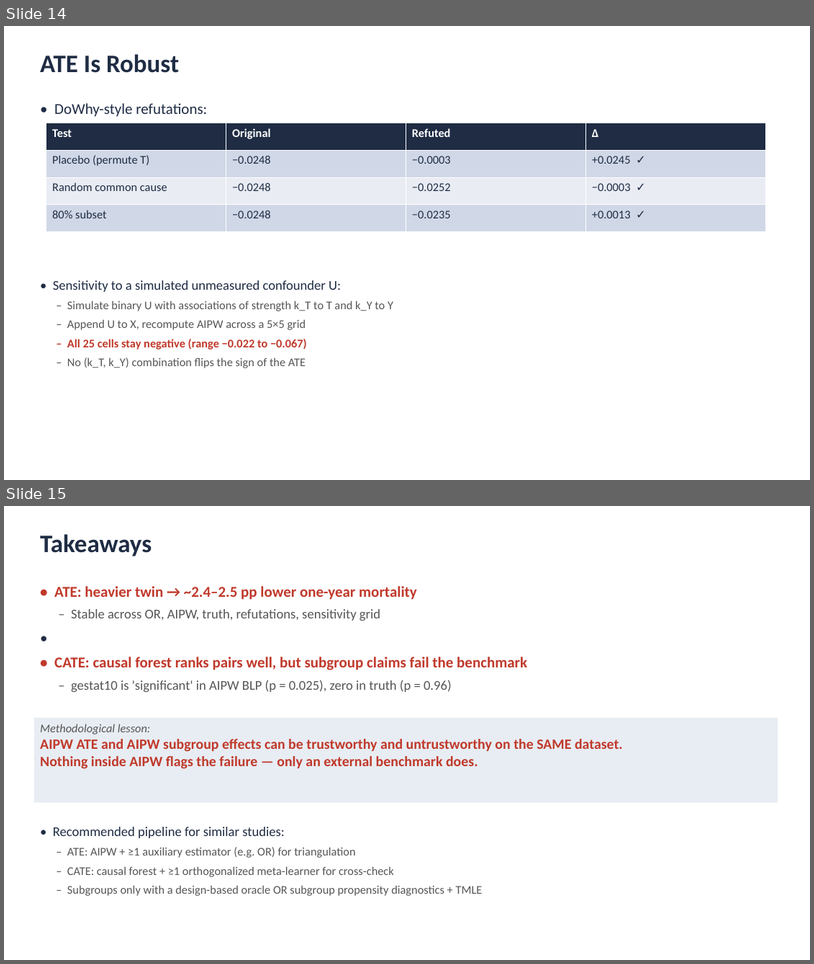
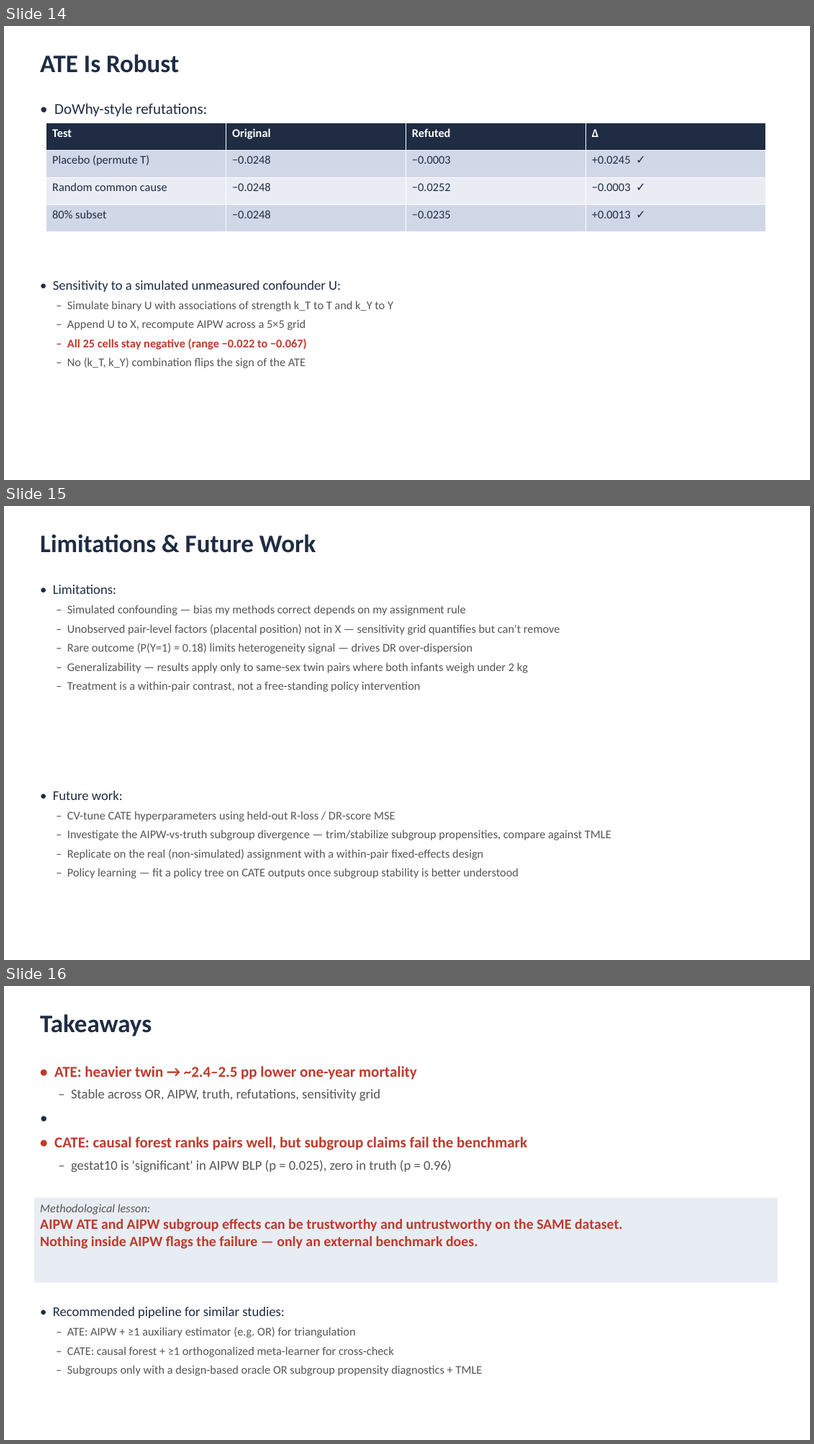
Before and after one commit to yamashann/twins-cate-project, a slide deck: presentation/Twins CATE Presentation.pptx. Shown one above the other, each under a label of ours: slides 14 and 15 before the commit, slides 14, 15 and 16 after it. The pictures are 814x964 and 814x1444 pixels, drawn with LibreOffice and Linux fonts; fonts in the diff are those of the drawing. Boxes give left, top, right and bottom in pixels: in the first picture for what was removed or moved away, otherwise in the second. Text is boxed around its words. In the diff, an @@ line names an element or a change of style, - is before the commit and + after.

```diff
--- a/presentation/Twins CATE Presentation.pptx
+++ b/presentation/Twins CATE Presentation.pptx
@@ slide 15 added at (4, 506, 810, 960), background #FFFFFF @@
@@ text added at (40, 534, 316, 553), 30 pt, text #1F2C44, bold @@
+Limitations & Future Work
@@ text added at (53, 584, 561, 692), 14 pt, text #555555 @@
+• Limitations:
+– Simulated confounding — bias my methods correct depends on my assignment rule
+– Unobserved pair-level factors (placental position) not in X — sensitivity grid quantifies but can't remove
+– Rare outcome (P(Y=1) = 0.18) limits heterogeneity signal — drives DR over-dispersion
+– Generalizability — results apply only to same-sex twin pairs where both infants weigh under 2 kg
+– Treatment is a within-pair contrast, not a free-standing policy intervention
@@ text added at (53, 790, 612, 878), 14 pt, text #555555 @@
+• Future work:
+– CV-tune CATE hyperparameters using held-out R-loss / DR-score MSE
+– Investigate the AIPW-vs-truth subgroup divergence — trim/stabilize subgroup propensities, compare against TMLE
+– Replicate on the real (non-simulated) assignment with a within-pair fixed-effects design
+– Policy learning — fit a policy tree on CATE outputs once subgroup stability is better understood
@@ what was slide 15 is now slide 16 @@
```
Also in this commit, not shown: 2 slides changed, 3 other files.
